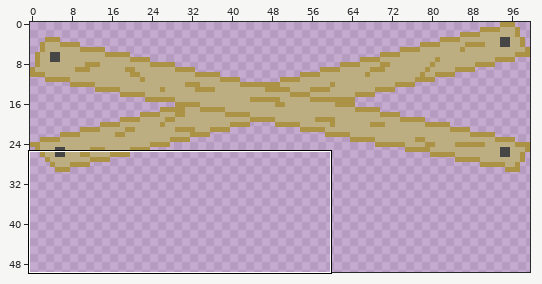
A sprite sheet gets an edit: Images/Enemies.png. The first picture is a wide view before the edit; the outline marks the close-up.
Close-up. The starting point:
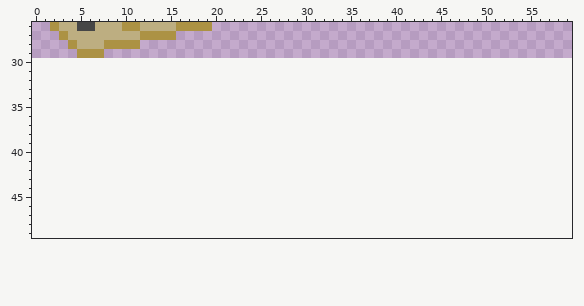
The file is 100x30 pixels. Shown: x 0..59, y 26..49. The old version is drawn lined up with the new one, on the new canvas.
After the commit:
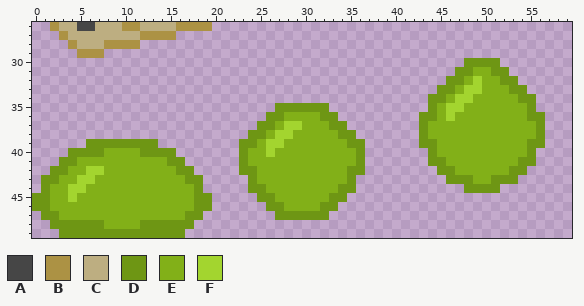
Palette (. is transparent): A #464646  B #ac9244  C #bdae81  D #6e9614  E #82b018  F #a3d52f
Diff:
canvas 100x30 -> 100x50
The edit adds colour D in row 30 at x 48 to 51; in row 31 at x 47 to 48 and 51 to 52; in row 32 at x 46 to 47 and 52 to 53; in row 33 at x 45 to 46 and 53 to 54; in row 34 at x 44 to 45 and 54 to 55; in row 35 at x 27 to 32, 44 and 55.
The edit adds colour D in row 36 at x 26 to 27, 32 to 33, 43 to 44 and 55 to 56; in row 37 at x 25 to 26, 33 to 34, 43 and 56; in row 38 at x 24 to 25, 34 to 35, 43 and 56; in row 39 at x 6 to 13, 23 to 24, 35 to 36, 43 to 44 and 55 to 56; in row 40 at x 4 to 7, 12 to 15, 23, 36, 44 and 55; in row 41 at x 3 to 4, 15 to 16, 23, 36, 44 to 45 and 54 to 55.
The edit adds colour D in row 42 at x 2 to 3, 16 to 17, 23 to 24, 35 to 36, 45 to 46 and 53 to 54; in row 43 at x 1 to 2, 17 to 18, 24, 35, 46 to 48 and 51 to 53; in row 44 at x 1, 18, 24 to 25, 34 to 35 and 48 to 51; in row 45 at x 0 to 1, 18 to 19, 25 to 26 and 33 to 34; in row 46 at x 0 to 1, 18 to 19, 26 to 27 and 32 to 33; in row 47 at x 1 to 2, 17 to 18 and 27 to 32.
The edit adds colour D in row 48 at x 2 to 7 and 12 to 17; in row 49 at x 3 to 16.
The edit adds colour E in row 31 at x 49 to 50; in row 32 at x 48 and 50 to 51; in row 33 at x 47 and 50 to 52; in row 34 at x 46 and 49 to 53; in row 35 at x 45 and 48 to 54; in row 36 at x 28 to 31, 45 and 47 to 54.
The edit adds colour E in row 37 at x 27, 30 to 32 and 44 to 55; in row 38 at x 26, 29 to 33 and 44 to 55; in row 39 at x 25, 28 to 34 and 45 to 54; in row 40 at x 8 to 11, 24 to 25, 27 to 35 and 45 to 54; in row 41 at x 5 to 14, 24 to 35 and 46 to 53; in row 42 at x 4 to 5, 8 to 15, 25 to 34 and 47 to 52.
The edit adds colour E in row 43 at x 3 to 4, 7 to 16, 25 to 34 and 49 to 50; in row 44 at x 2 to 3, 6 to 17 and 26 to 33; in row 45 at x 2 to 3, 5 to 17 and 27 to 32; in row 46 at x 2 to 17 and 28 to 31; in row 47 at x 3 to 16; in row 48 at x 8 to 11.
The edit adds colour F in row 32 at x 49; in row 33 at x 48 to 49; in row 34 at x 47 to 48; in row 35 at x 46 to 47; in row 36 at x 46; in row 37 at x 28 to 29.
The edit adds colour F in row 38 at x 27 to 28; in row 39 at x 26 to 27; in row 40 at x 26; in row 42 at x 6 to 7; in row 43 at x 5 to 6; in row 44 at x 4 to 5.
The edit adds colour F in row 45 at x 4.
Changed places in both close-ups, as pixel boxes (x1, y1, x2, y2):
added: (419, 58, 545, 193)
added: (32, 103, 365, 238)
